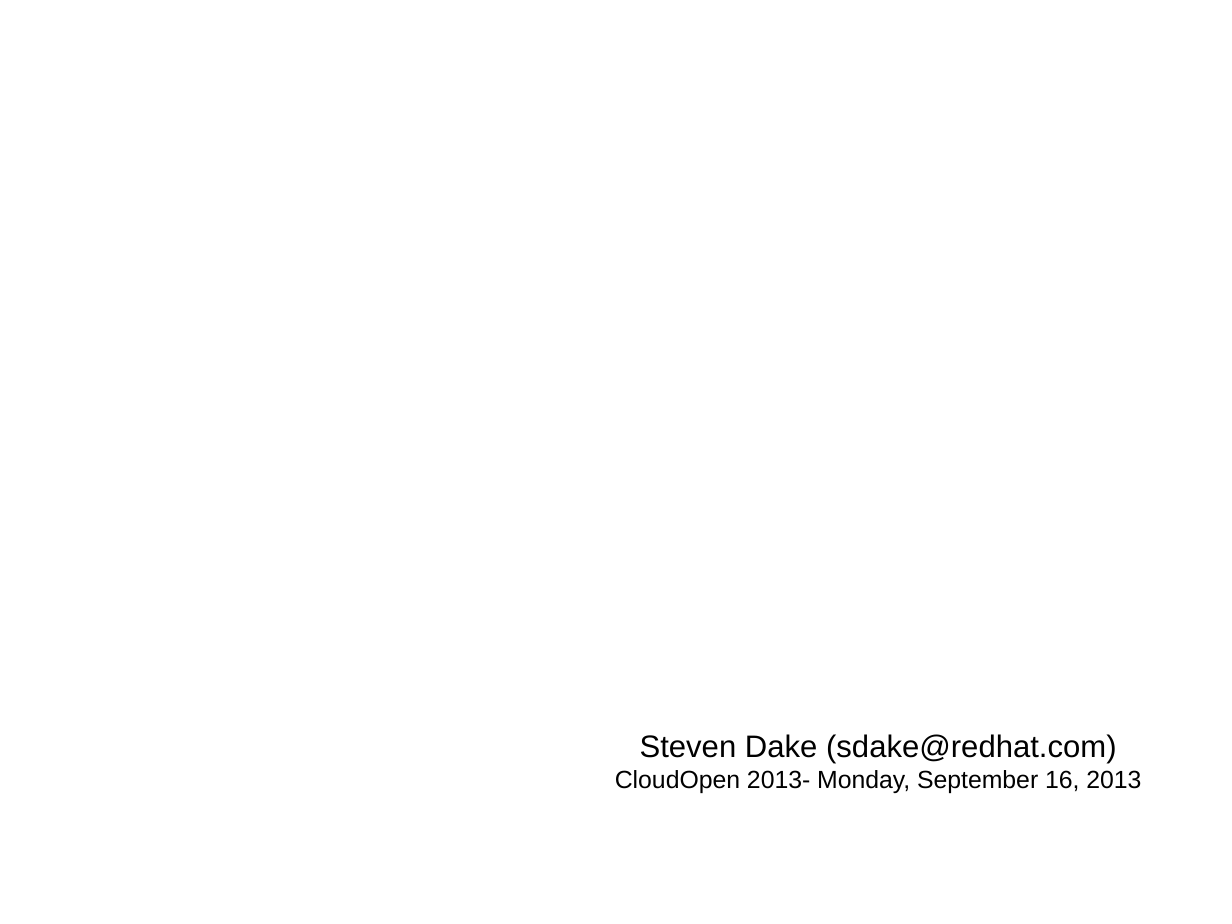
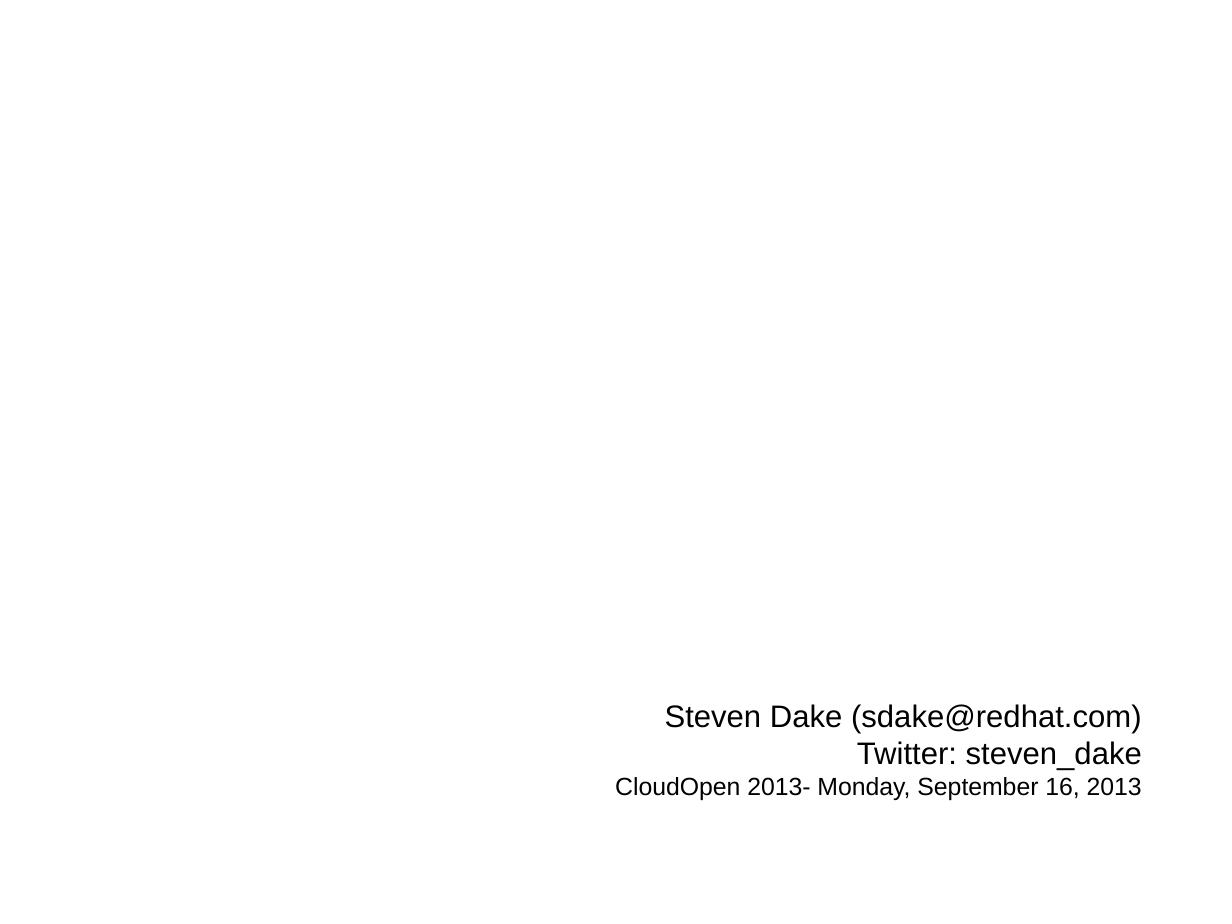
Before and after one commit to sdake/slides, a slide deck: slide 1 of sdake-cloudopen-heat-2013-09/heat-cloudopen-final.odp. Drawn at 1232x924 pixels with LibreOffice and Linux fonts; fonts in the diff are those of the drawing; background and template pictures are left out. Boxes give left, top, right and bottom in pixels: in the first picture for what was removed or moved away, otherwise in the second. Text is boxed around its words. In the diff, an @@ line names an element or a change of style, - is before the commit and + after.

```diff
--- a/sdake-cloudopen-heat-2013-09/heat-cloudopen-final.odp
+++ b/sdake-cloudopen-heat-2013-09/heat-cloudopen-final.odp
@@ subtitle "Steven Dake (sdake@redhat.com)": place and size @@
-subtitle "Steven Dake (sdake@redhat.com)" at bbox=[615, 734, 1141, 793]
+subtitle "Steven Dake (sdake@redhat.com)" at bbox=[615, 704, 1142, 800]
@@ subtitle at bbox=[615, 704, 1142, 800]: alignment centre to right @@
@@ subtitle at bbox=[857, 741, 1142, 771]: paragraph added @@
+Twitter: steven_dake
```
Also in this commit, not shown: 8 other slides changed, 8 slides added, 4 slides removed, 2 other files.
